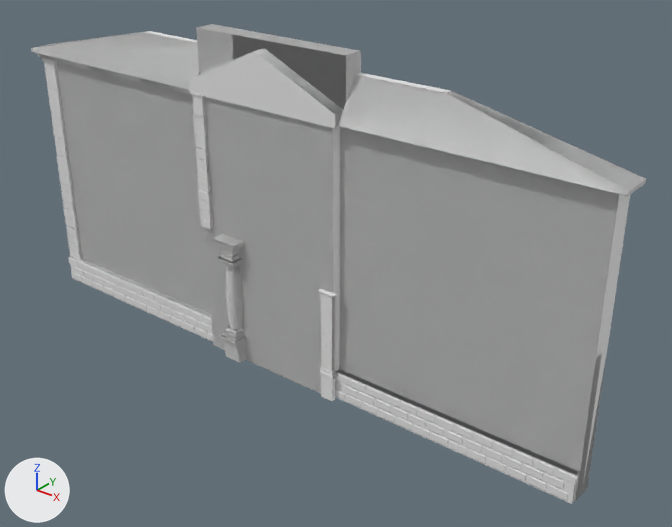
A saved change to the glTF model blender/fasada.glb.
The view is the same before and after, from a 50 mm camera at (45.3, -45.9, 19.0) aimed at (11.4, -3.6, -7.2). The lights are fixed; the arrows at lower left show +X, +Y and +Z. The picture after the commit comes second. Where no turn or scale is listed for an object, it has been applied to the vertices. Vertices at exactly the same position are counted once.
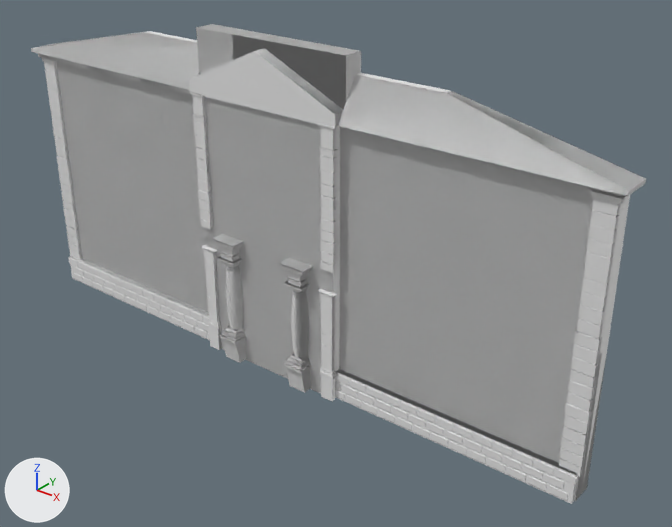
Location of each change, [x1, y1, x2, y2] in pixels of the pictures (672 x 527 px):
'Cube.021', reshaped (not visible before)
    after: [41, 58, 626, 477]
'Cube.023', reshaped
    before: [214, 234, 244, 247]
    after: [212, 234, 313, 392]
'Cube.006', reshaped (not visible before)
    after: [189, 92, 339, 273]
'Cube.005', reshaped (557% wider, 39% taller)
    before: [318, 289, 338, 401]
    after: [201, 245, 338, 401]
'Cube.011', reshaped
    before: [212, 234, 246, 363]
    after: [214, 234, 312, 273]
'Cube.018', reshaped
    before: [322, 289, 334, 295]
    after: [205, 247, 334, 295]
part 1 of me_cube_011, added
    after: [201, 245, 222, 350]
part 2 of me_cube_012, added
    after: [317, 123, 339, 273]
part 3 of me_cube_014, added
    after: [559, 190, 626, 477]
part 4 of me_cube_017, added
    after: [283, 353, 312, 392]
part 5 of me_cube_017, added
    after: [291, 289, 309, 358]
part 6 of me_cube_017, added
    after: [279, 258, 313, 292]

What the commit changed:
me_cube_011 is used by ob_cube_005; parent ob_collection; location (13.71, -7.269, -13.71); scale (0.448, 0.149, 0.969).
me_cube_011 had 160 vertices, 316 faces and spanned x -1.41..1.41, y -1.41..1.41, z -1.0..6.88.
me_cube_011 now has 320 vertices, 632 faces and spans x -23.87..1.41, y -1.41..1.41, z -1.0..6.88.
me_cube_011 part 1: the loose piece of 160 vertices spanning x -1.41..1.41, y -1.41..1.41, z -1.0..6.88 is copied, and the copy is mirrored in x about its middle, then moved by (-22.47, 0.0, 0.0); it spans x -23.87..-21.06, y -1.41..1.41, z -1.0..6.88.
me_cube_012 is used by ob_cube_006; parent ob_collection; location (13.46, -7.264, -3.347); scale (0.448, 0.149, 0.968).
me_cube_012 had 180 vertices, 356 faces and spanned x -23.53..-20.78, y -1.38..1.38, z -2.28..7.0.
me_cube_012 now has 360 vertices, 712 faces and spans x -23.53..2.17, y -1.38..1.38, z -2.28..7.0.
me_cube_012 part 2: the loose piece of 180 vertices spanning x -23.53..-20.78, y -1.38..1.38, z -2.28..7.0 is copied, and the copy is mirrored in x about its middle, then moved by (22.95, 0.0, 0.0); it spans x -0.59..2.17, y -1.38..1.38, z -2.28..7.0.
me_cube_014 is used by ob_cube_008; parent ob_collection; location (-12.03, -7.477, 0.0); scale (1.01, 1.01, 1.01).
me_cube_014 had 468 vertices, 932 faces and spanned x -1.2..0.4, y 0.6..1.0, z -12.7..3.1.
me_cube_014 now has 936 vertices, 1864 faces and spans x -1.2..42.3, y 0.6..1.0, z -12.7..3.1.
me_cube_014 part 3: the loose piece of 468 vertices spanning x -1.2..0.4, y 0.6..1.0, z -12.7..3.1 is copied, and the copy is mirrored in x about its middle, then moved by (41.9, 0.0, 0.0); it spans x 40.7..42.3, y 0.6..1.0, z -12.7..3.1.
me_cube_017 is used by ob_cube_011; parent ob_collection; location (5.809, -7.161, -13.33); scale (0.456, 0.646, 1.12).
me_cube_017 had 624 vertices, 1236 faces and spanned x -2.11..2.08, y -1.64..1.64, z -1.14..6.84.
me_cube_017 now has 1248 vertices, 2472 faces and spans x -2.11..14.68, y -1.64..1.64, z -1.14..6.84.
me_cube_017 part 4: the loose piece of 48 vertices spanning x -1.64..1.64, y -1.64..1.64, z -1.14..1.0 is copied, and the copy is mirrored in x about its middle, then moved by (12.57, 0.0, 0.0); it spans x 10.94..14.21, y -1.64..1.64, z -1.14..1.0.
me_cube_017 part 5: the loose piece of 512 vertices spanning x -1.25..1.27, y -1.22..0.81, z 0.99..5.31 is copied, and the copy is mirrored in x about its middle, then moved by (12.56, 0.0, 0.0); it spans x 11.3..13.83, y -1.22..0.81, z 0.99..5.31.
me_cube_017 part 6: the loose piece of 64 vertices spanning x -2.11..2.08, y -1.55..0.45, z 5.3..6.84 is copied, and the copy is mirrored in x about its middle, then moved by (12.6, 0.0, 0.0); it spans x 10.5..14.68, y -1.55..0.45, z 5.3..6.84.
